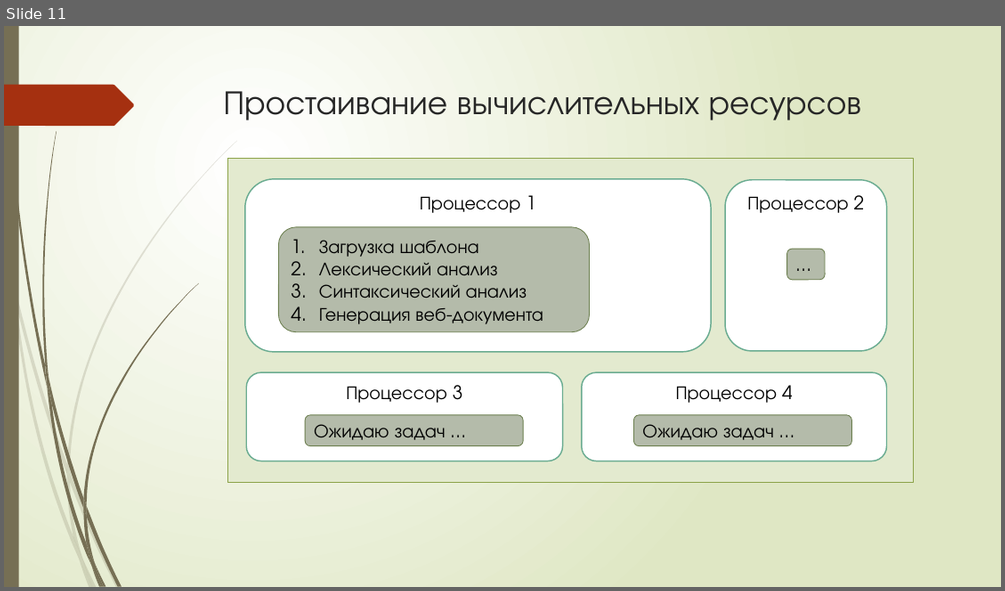
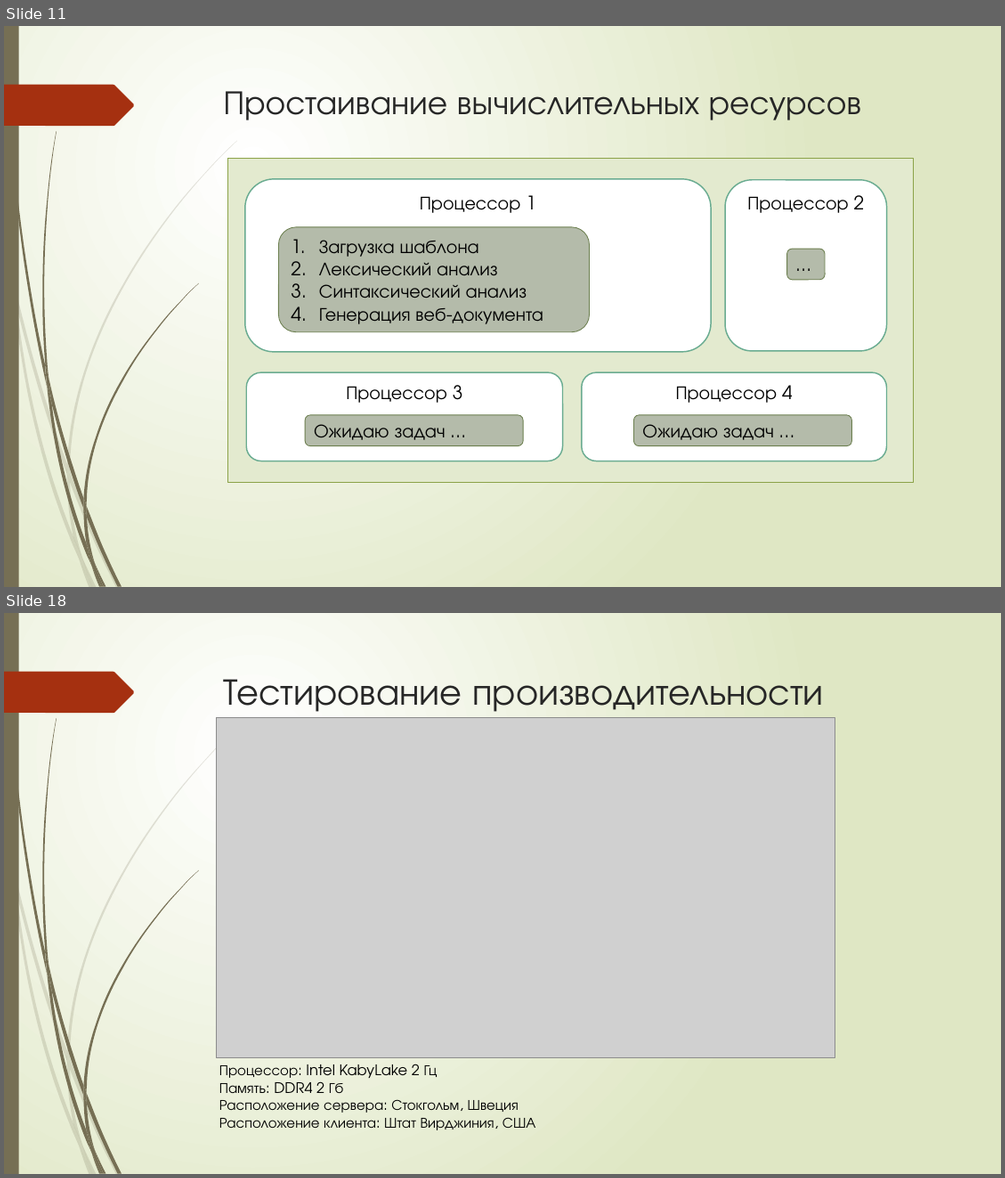
Before and after one commit to bobs4462/tachyon, a slide deck: docs/Презентация ВКР.pptx. Shown one above the other, each under a label of ours: slide 11 before the commit, slides 11 and 18 after it; the slides between them are not shown. The pictures are 1005x591 and 1005x1178 pixels, drawn with LibreOffice and Linux fonts; fonts in the diff are those of the drawing; grey boxes stand for pictures. Boxes give left, top, right and bottom in pixels: in the first picture for what was removed or moved away, otherwise in the second. Text is boxed around its words. In the diff, an @@ line names an element or a change of style, - is before the commit and + after.

```diff
--- a/docs/Презентация ВКР.pptx
+++ b/docs/Презентация ВКР.pptx
@@ slide 18 added at [4, 613, 1001, 1174], background gradient #FFFFFF to #DFE8C4; not listed: 24 template elements that a slide beside it also shows @@
@@ title added at [224, 679, 824, 712], 36 pt, text #262626 @@
+Тестирование производительности
@@ picture added at [217, 718, 835, 1057] @@
@@ text added at [219, 1063, 536, 1130], 14 pt, text #000000 @@
+Процессор: Intel KabyLake 2 Гц
+Память: DDR4 2 Гб
+Расположение сервера: Стокгольм, Швеция
+Расположение клиента: Штат Вирджиния, США
```
Also in this commit, not shown: 3 slides changed, 4 other slides added, 1 slide removed.
